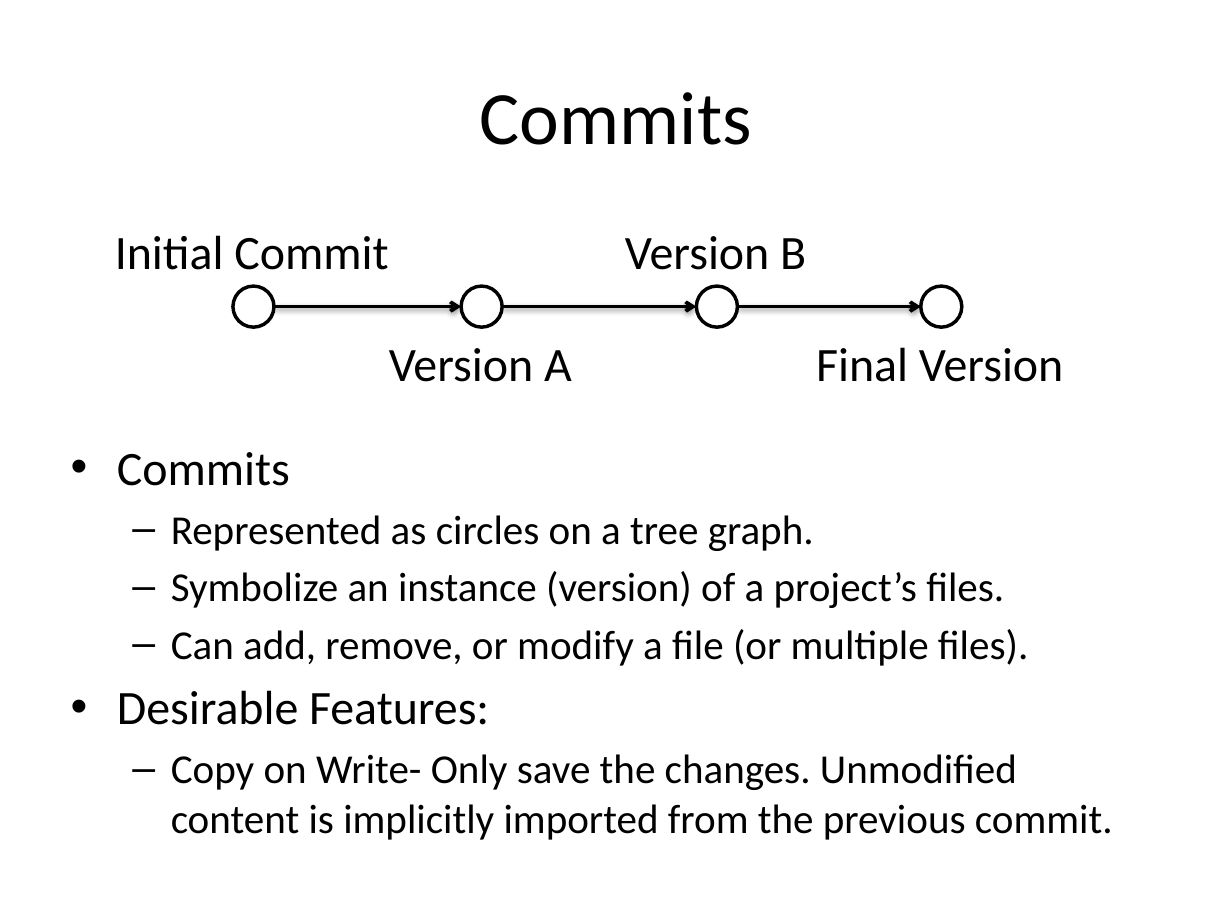
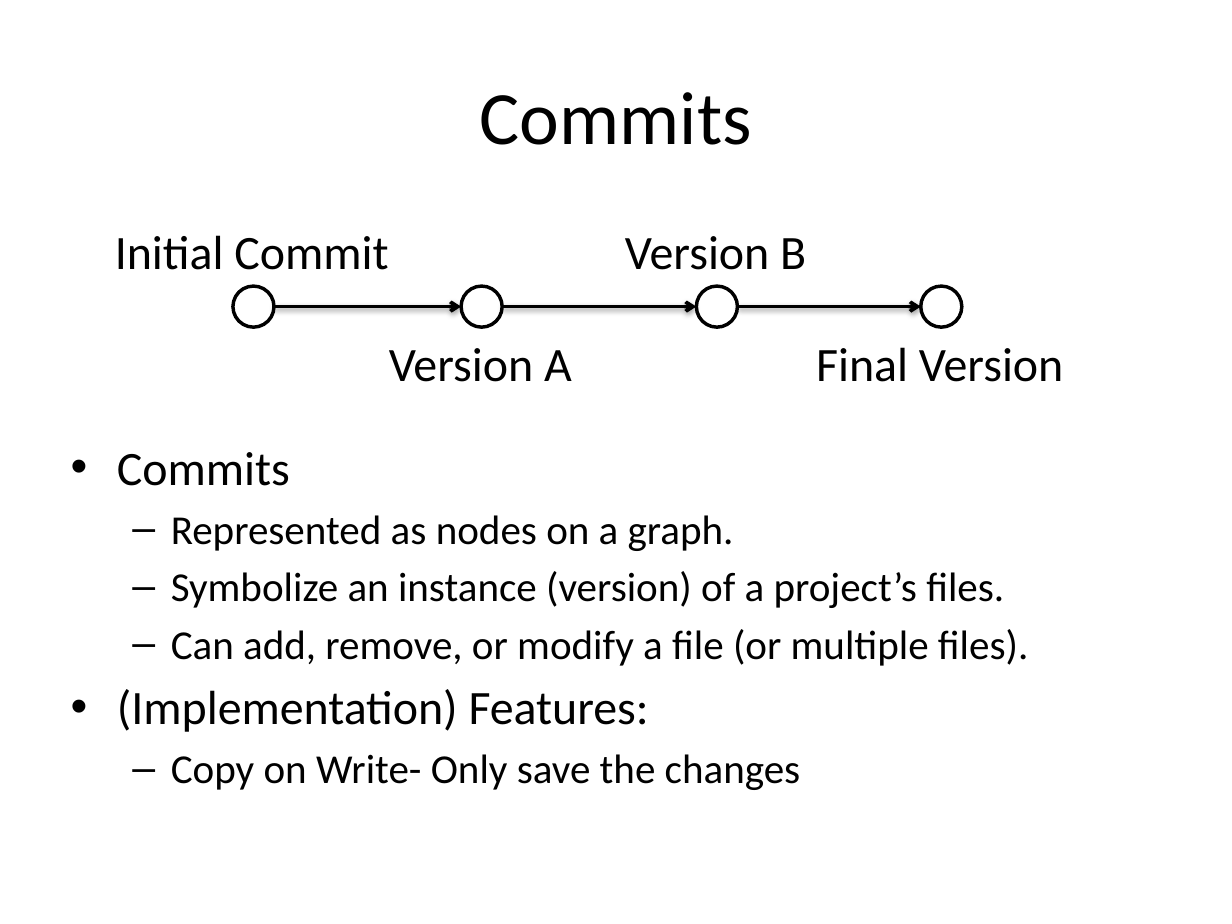
Before and after one commit to c3h899/GIT_Presentatation, a slide deck: slide 4 of Version Control & GIT.pptx (slide 13 before the commit). Drawn at 1232x924 pixels with LibreOffice and Linux fonts; fonts in the diff are those of the drawing. Boxes give left, top, right and bottom in pixels: in the first picture for what was removed or moved away, otherwise in the second. Text is boxed around its words. In the diff, an @@ line names an element or a change of style, - is before the commit and + after.

```diff
--- a/Version Control & GIT.pptx
+++ b/Version Control & GIT.pptx
@@ text at <box>171,515,734,551</box>: text changed @@
-  – Represented as circles on a tree graph.
+  – Represented as nodes on a graph.
@@ text at <box>117,689,801,790</box>: text changed @@
-• Desirable Features:
-  – Copy on Write- Only save the changes. Unmodified content is implicitly imported from the previous commit.
+• (Implementation) Features:
+  – Copy on Write- Only save the changes
```
Also in this commit, not shown: 9 other slides changed, 15 slides added, 1 slide removed, 1 other file.
